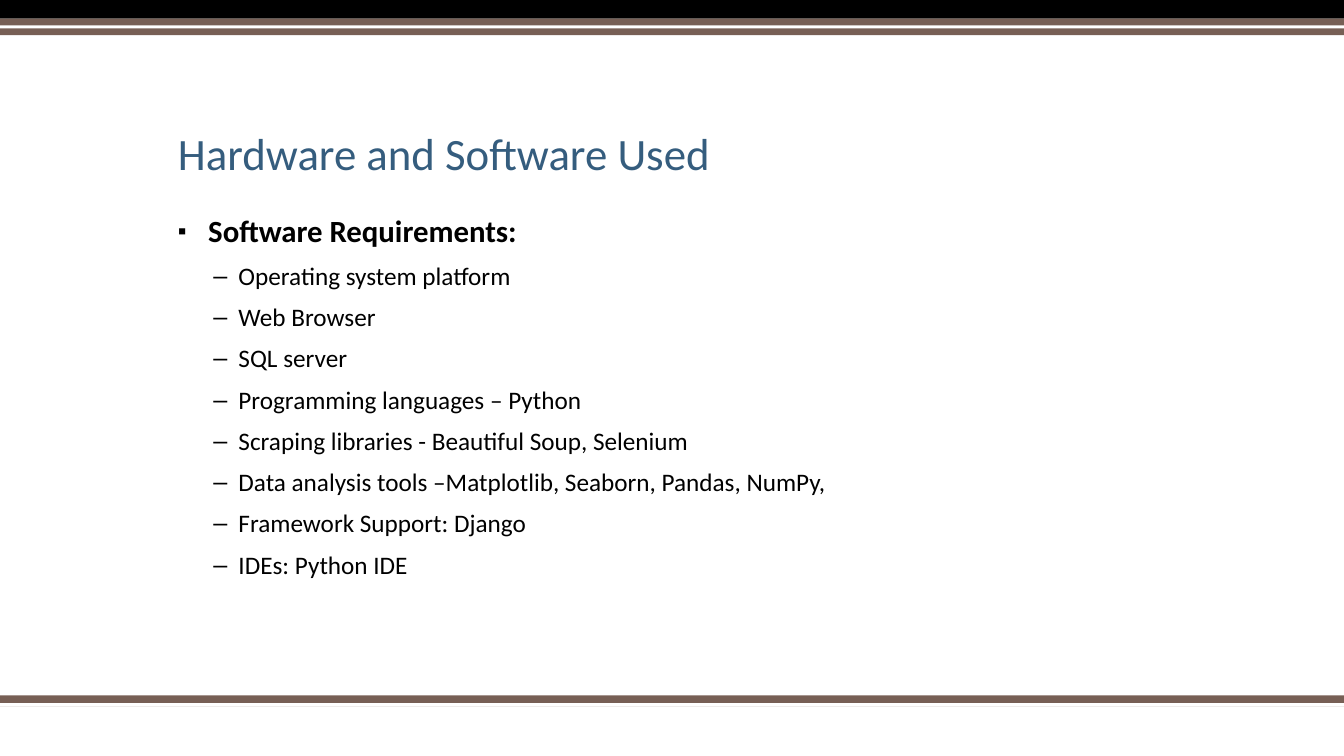
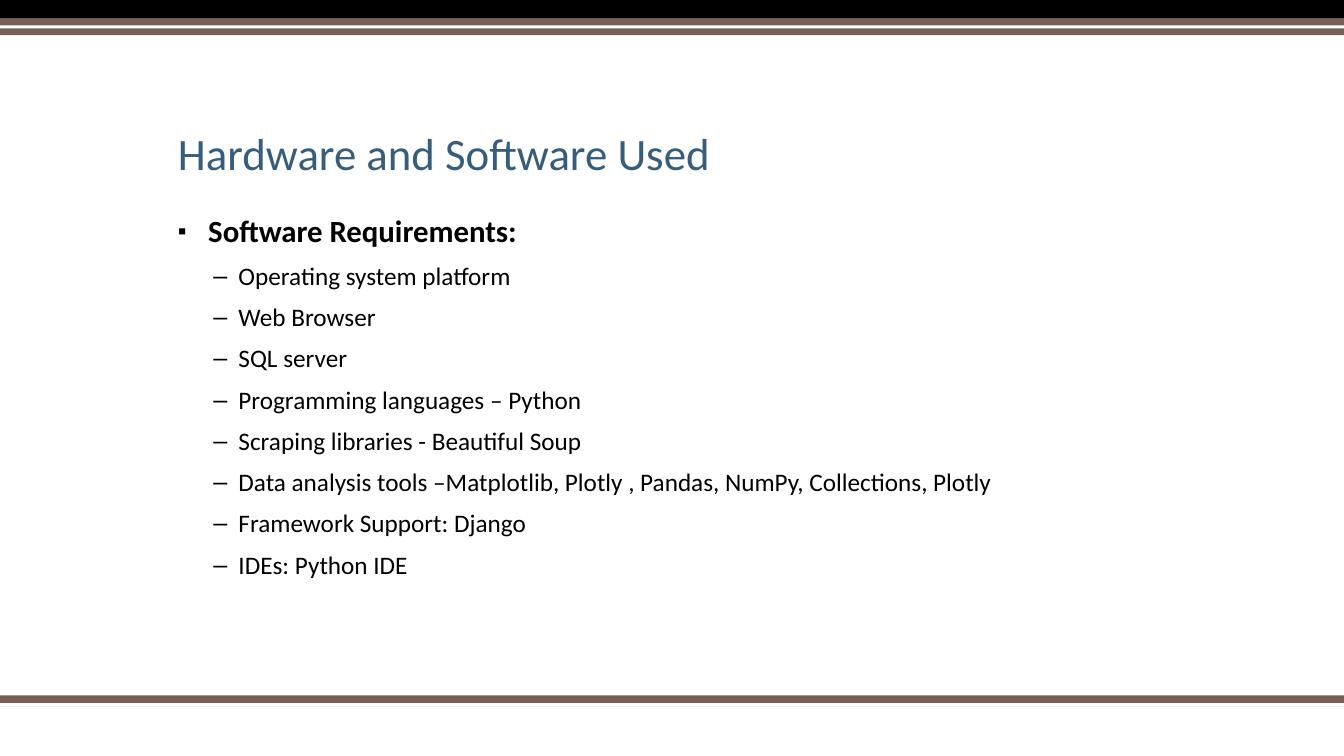
Before and after one commit to letsgoparth/minorproject, a slide deck: slide 8 of documentation/Data Scraping and Visualisation with Python.pptx (slide 6 before the commit). Drawn at 1344x756 pixels with LibreOffice and Linux fonts; fonts in the diff are those of the drawing; background and template pictures are left out. Boxes give left, top, right and bottom in pixels: in the first picture for what was removed or moved away, otherwise in the second. Text is boxed around its words. In the diff, an @@ line names an element or a change of style, - is before the commit and + after.

```diff
--- a/documentation/Data Scraping and Visualisation with Python.pptx
+++ b/documentation/Data Scraping and Visualisation with Python.pptx
@@ text at <box>238,432,991,495</box>: text changed @@
-  – Scraping libraries - Beautiful Soup, Selenium
-  – Data analysis tools –Matplotlib, Seaborn, Pandas, NumPy,
+  – Scraping libraries - Beautiful Soup
+  – Data analysis tools –Matplotlib, Plotly , Pandas, NumPy, Collections, Plotly
```
Also in this commit, not shown: 3 other slides changed, 3 slides added, 1 slide removed, 44 other files.
